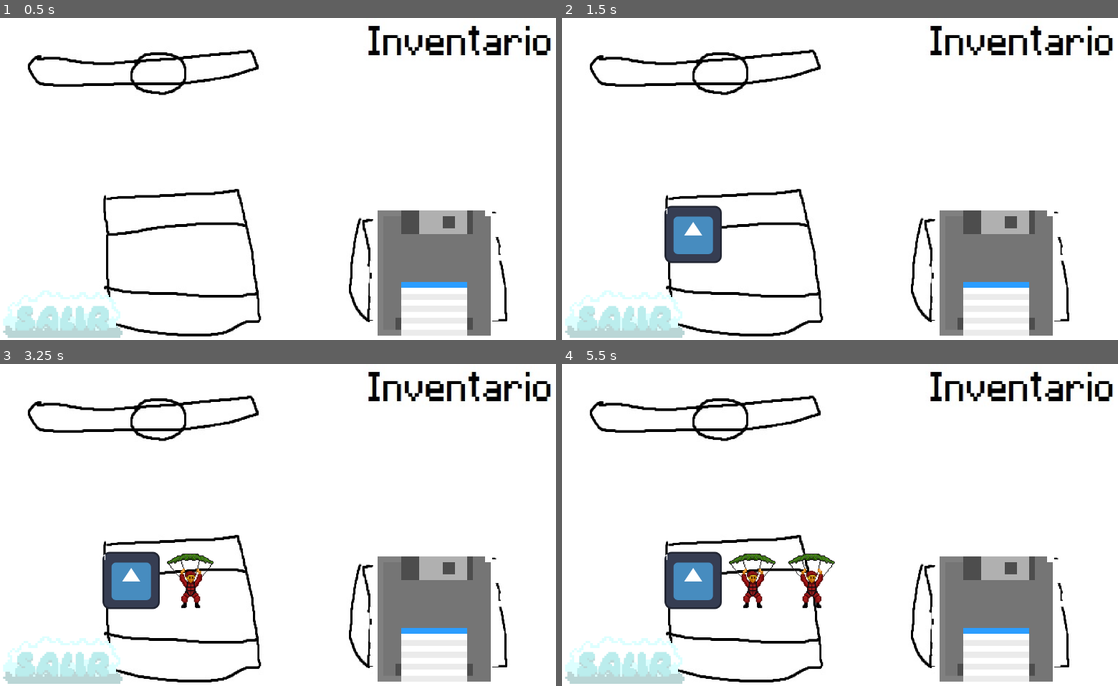
Above: before the commit, frames 1-4 (two rows, left to right).
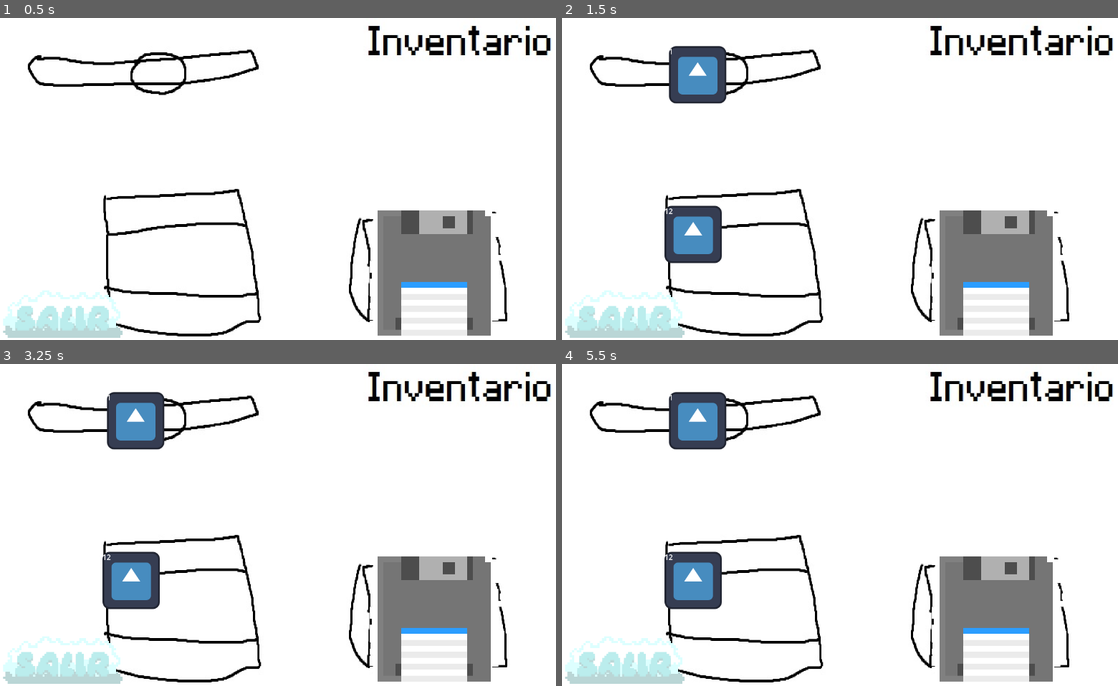
Above: after the commit, the same moments.

Repository: kevinMG01/CaidaExtrema_Version_2.1
Game: Godot game, scene res://escenas/menus/inventario/Inventario.tscn
Two runs of this game, one before a commit and one after it. Both use one fixed random seed, a clock stepped at 60 frames per second and the inputs below. The project has no main scene, so this scene is started directly. The engine's default icon, where the game draws it, is replaced by a stand-in: a white triangle on a blue panel in a dark square.
Inputs (mouse positions are in pixels of both pictures, inside the frame that each line leads up to):
- Up to frame 1 (0.5 s): no input
- Up to frame 2 (1.5 s): click (1001, 272) at 0.5 s; click (678, 220) at 1.27 s
- Up to frame 3 (3.25 s): click (61, 660) at 2 s; tap Enter (ui_accept) at 2.75, 3.02 s; hold Right (ui_right) from 2.78 s (still down)
- Up to frame 4 (5.5 s): tap Enter (ui_accept) at 3.5, 3.77, 4.25, 5, 5.27 s; release Right (ui_right) at 4.28 s; hold Left (ui_left) 4.28-5.03 s; hold Right (ui_right) from 5.03 s (still down)

Frame 1 is identical in both runs. In frame 2, 1.8% of the frame differs, in the area x 19-30%, y 8-61%; in frame 3, 2.3%; in frame 4, 2.8%, in the area x 19-50%, y 8-76%.

Commit message:
selección de habilidades y creación de un scrip global

Diff:
--- a/caidaextremas_version_2.1/escenas/menus/inventario/Items/inventory_item_ui.gd
+++ b/caidaextremas_version_2.1/escenas/menus/inventario/Items/inventory_item_ui.gd
@@ -1,10 +1,7 @@
 extends TextureRect
 
-
-
-
-
-
+var item : String = ""
+var inventario: Control
 
 
 
@@ -14,3 +11,7 @@
 
 func set_quantity(valor):
 	$Label.text = str(valor)
+
+
+func _on_button_button_down() -> void:
+	inventario.usar_habilidad(item)
--- a/caidaextremas_version_2.1/escenas/menus/inventario/Items/inventory_item_ui.tscn
+++ b/caidaextremas_version_2.1/escenas/menus/inventario/Items/inventory_item_ui.tscn
@@ -1,6 +1,28 @@
-[gd_scene load_steps=2 format=3 uid="uid://d4bpd2rvel7ja"]
+[gd_scene load_steps=13 format=3 uid="uid://d4bpd2rvel7ja"]
 
-[ext_resource type="Script" uid="uid://chxwd2kqbfirt" path="res://escenas/menus/inventario/inventory_item_ui.gd" id="1_6gplh"]
+[ext_resource type="Script" uid="uid://chxwd2kqbfirt" path="res://escenas/menus/inventario/Items/inventory_item_ui.gd" id="1_6gplh"]
+
+[sub_resource type="StyleBoxEmpty" id="StyleBoxEmpty_q3jpq"]
+
+[sub_resource type="StyleBoxEmpty" id="StyleBoxEmpty_q2byx"]
+
+[sub_resource type="StyleBoxEmpty" id="StyleBoxEmpty_xw3a7"]
+
+[sub_resource type="StyleBoxEmpty" id="StyleBoxEmpty_thnn7"]
+
+[sub_resource type="StyleBoxEmpty" id="StyleBoxEmpty_811kv"]
+
+[sub_resource type="StyleBoxEmpty" id="StyleBoxEmpty_ao2fh"]
+
+[sub_resource type="StyleBoxEmpty" id="StyleBoxEmpty_my6ex"]
+
+[sub_resource type="StyleBoxEmpty" id="StyleBoxEmpty_sx5q5"]
+
+[sub_resource type="StyleBoxEmpty" id="StyleBoxEmpty_0djwl"]
+
+[sub_resource type="StyleBoxEmpty" id="StyleBoxEmpty_4wu0t"]
+
+[sub_resource type="StyleBoxEmpty" id="StyleBoxEmpty_hptbi"]
 
 [node name="inventory_item_ui" type="TextureRect"]
 offset_right = 40.0
@@ -11,3 +33,21 @@
 layout_mode = 0
 offset_right = 40.0
 offset_bottom = 23.0
+
+[node name="Button" type="Button" parent="."]
+layout_mode = 0
+offset_right = 67.0
+offset_bottom = 65.0
+theme_override_styles/focus = SubResource("StyleBoxEmpty_q3jpq")
+theme_override_styles/disabled_mirrored = SubResource("StyleBoxEmpty_q2byx")
+theme_override_styles/disabled = SubResource("StyleBoxEmpty_xw3a7")
+theme_override_styles/hover_pressed_mirrored = SubResource("StyleBoxEmpty_thnn7")
+theme_override_styles/hover_pressed = SubResource("StyleBoxEmpty_811kv")
+theme_override_styles/hover_mirrored = SubResource("StyleBoxEmpty_ao2fh")
+theme_override_styles/hover = SubResource("StyleBoxEmpty_my6ex")
+theme_override_styles/pressed_mirrored = SubResource("StyleBoxEmpty_sx5q5")
+theme_override_styles/pressed = SubResource("StyleBoxEmpty_0djwl")
+theme_override_styles/normal_mirrored = SubResource("StyleBoxEmpty_4wu0t")
+theme_override_styles/normal = SubResource("StyleBoxEmpty_hptbi")
+
+[connection signal="button_down" from="Button" to="." method="_on_button_button_down"]
--- a/caidaextremas_version_2.1/escenas/menus/inventario/inventario.gd
+++ b/caidaextremas_version_2.1/escenas/menus/inventario/inventario.gd
@@ -19,6 +19,8 @@
 	var node_name = "inventory_item" + str(type)
 	#if not item_list.has_node(node_name):
 	var inventory_item = INVENTORY_ITEM_UI.instantiate()
+	inventory_item.item = type
+	inventory_item.inventario = self
 	inventory_item.name = node_name
 	inventory_item.initialize(texture, quantity)
 	grid_container.add_child(inventory_item)
@@ -50,12 +52,27 @@
 	return "cajaVacia"
 
 
+#mejorar
+func usar_habilidad(item):
+	for child in item_seleccionado.get_children():
+		child.queue_free()
+	if item == "congelar":
+		var inventory_item = INVENTORY_ITEM_UI.instantiate()
+		inventory_item.initialize(texturas[0], 1)
+		item_seleccionado.add_child(inventory_item)
+	elif item == "intangible":
+		var inventory_item = INVENTORY_ITEM_UI.instantiate()
+		inventory_item.initialize(texturas[1], 1)
+		item_seleccionado.add_child(inventory_item)
+
 func _on_caja_button_down() -> void:
-	var resultado = abrirCaja()
-	if resultado != "cajaVacia":
-		if resultado == "congelar":
-			add_item(resultado, texturas[0], 1)
-		elif resultado == "intangible":
-			add_item(resultado, texturas[1], 1)
-	else:
-		print("¡Caja vacía!")
+	if GlobalVar.CAJAS_RECOLECTADAS > 0:
+		var resultado = abrirCaja()
+		if resultado != "cajaVacia":
+			if resultado == "congelar":
+				add_item(resultado, texturas[0], 12)
+			elif resultado == "intangible":
+				add_item(resultado, texturas[1], 1)
+		else:
+			print("¡Caja vacía!")
+		GlobalVar.CAJAS_RECOLECTADAS -= 1
--- /dev/null
+++ b/caidaextremas_version_2.1/global_var/global_var.gd
@@ -0,0 +1,6 @@
+extends Node
+
+
+
+
+var CAJAS_RECOLECTADAS:int = 10
--- a/caidaextremas_version_2.1/project.godot
+++ b/caidaextremas_version_2.1/project.godot
@@ -14,6 +14,10 @@
 config/features=PackedStringArray("4.4", "Forward Plus")
 config/icon="res://icon.svg"
 
+[autoload]
+
+GlobalVar="*res://global_var/global_var.gd"
+
 [display]
 
 window/size/viewport_width=1280
Not shown, added: caidaextremas_version_2.1/global_var/global_var.gd.uid
